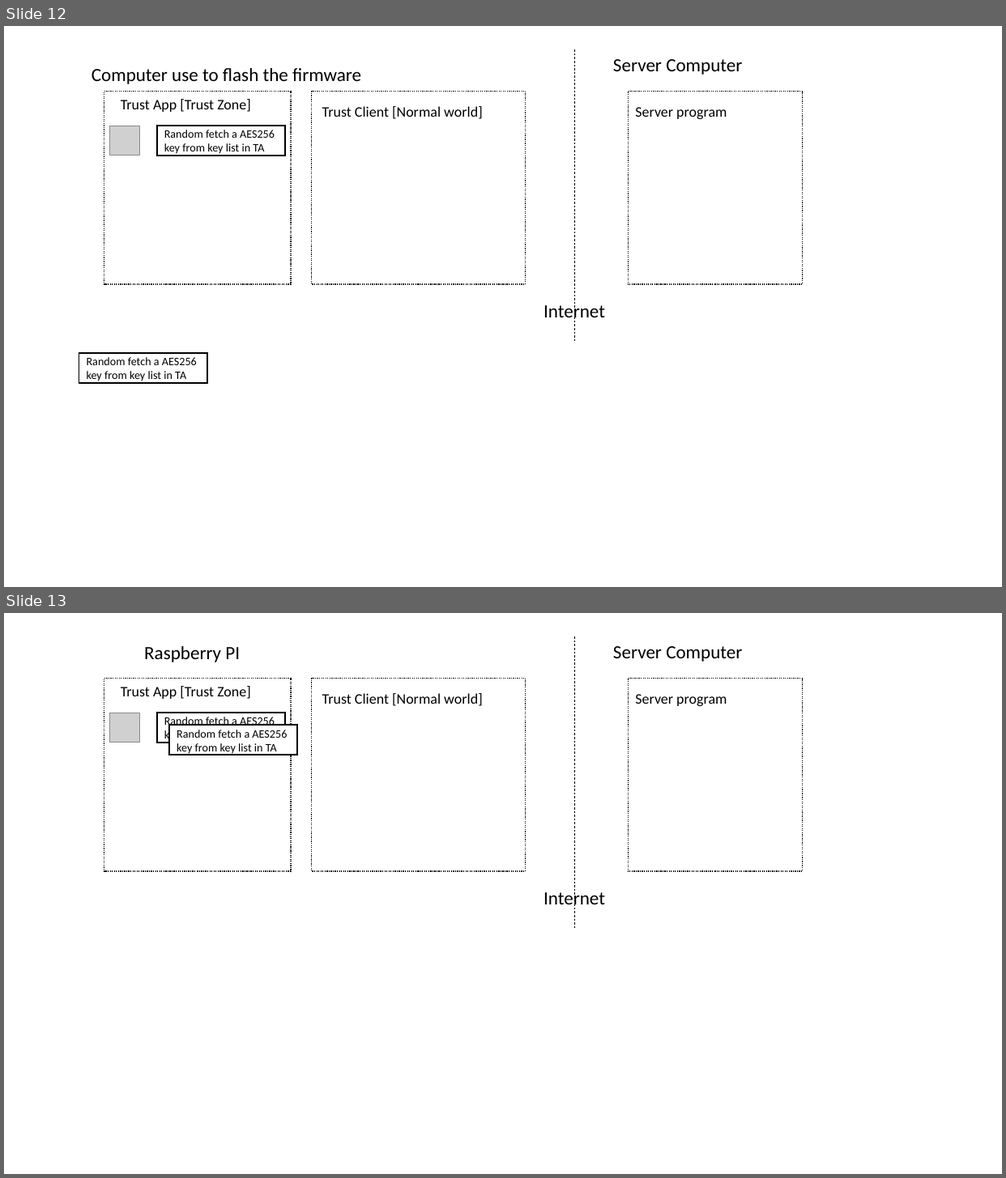
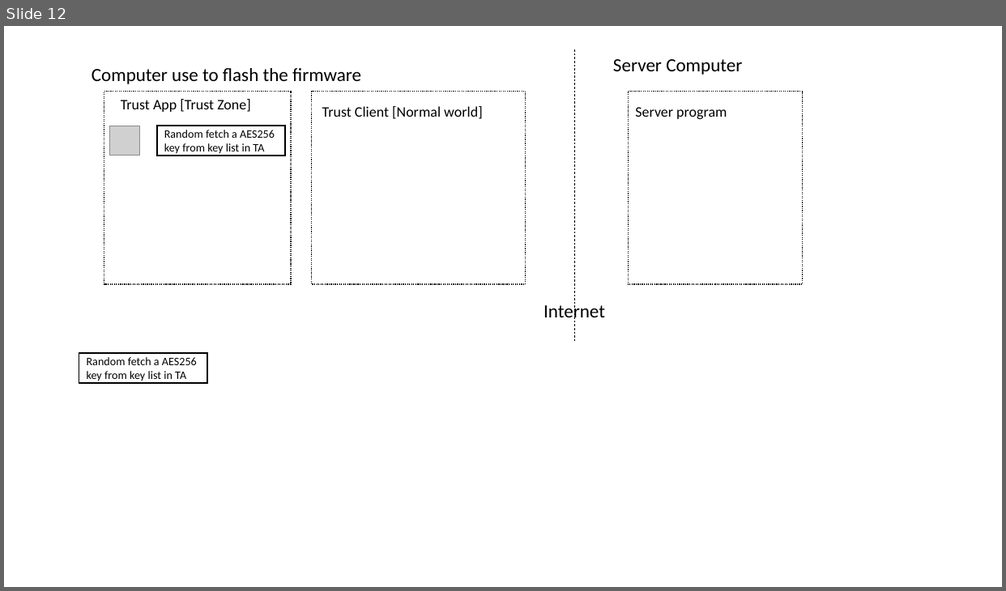
Before and after one commit to LiuYuancheng/Xandar_Sensor_IOT, a slide deck: doc/firmwaresignWF.pptx. Shown one above the other, each under a label of ours: slides 12 and 13 before the commit, slide 12 after it. The pictures are 1006x1178 and 1006x591 pixels, drawn with LibreOffice and Linux fonts; fonts in the diff are those of the drawing; grey boxes stand for pictures. Boxes give left, top, right and bottom in pixels: in the first picture for what was removed or moved away, otherwise in the second. Text is boxed around its words. In the diff, an @@ line names an element or a change of style, - is before the commit and + after.

```diff
--- a/doc/firmwaresignWF.pptx
+++ b/doc/firmwaresignWF.pptx
@@ slide 13 removed at (4,613,1002,1174), background #FFFFFF @@
@@ text removed at (144,646,240,662) @@
-Raspberry PI
@@ line removed from (575, 637) to (575, 929) @@
@@ text removed at (613,646,742,662) @@
-Server Computer
@@ rectangle removed at (104,678,291,871) @@
@@ rectangle removed at (312,678,525,871) @@
@@ rectangle removed at (629,678,803,871) @@
@@ text removed at (121,686,251,699) @@
-Trust App [Trust Zone]
@@ text removed at (322,693,483,706) @@
-Trust Client [Normal world]
@@ text removed at (635,694,727,706) @@
-Server program
@@ picture removed at (110,713,140,743) @@
@@ rectangle removed at (157,713,285,743) @@
-Random fetch a AES256 key from key list in TA
@@ rectangle removed at (169,726,297,756) @@
-Random fetch a AES256 key from key list in TA
@@ text removed at (543,889,605,909) @@
-Internet
```
Also in this commit, not shown: 1 slide added, 1 other file.
